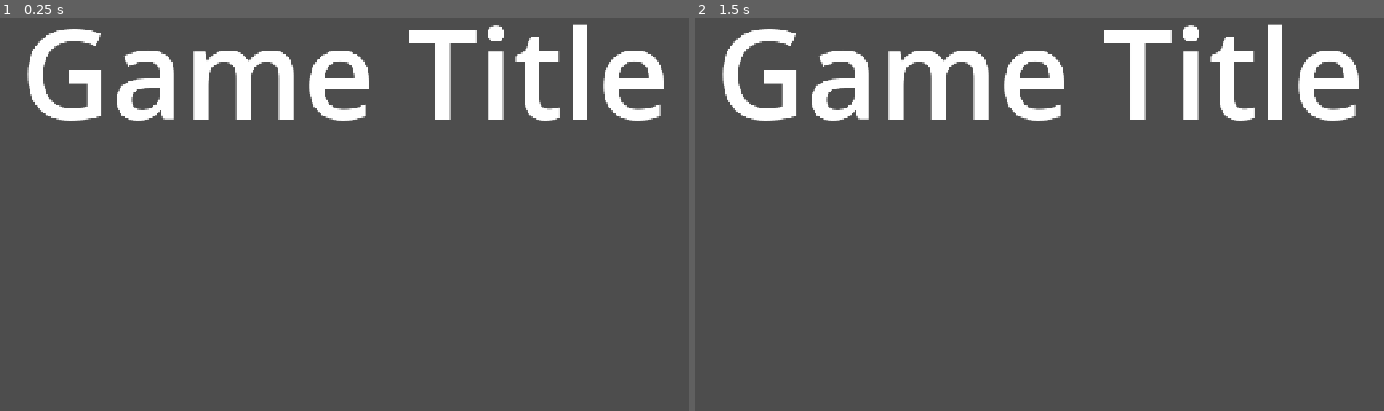
Above: before the commit, frames 1-2 (left to right).
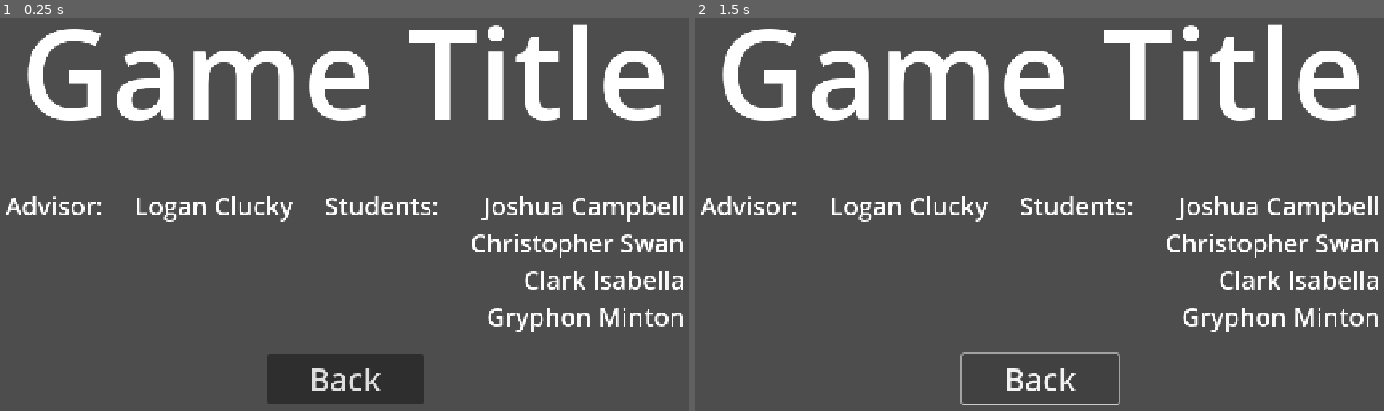
Above: after the commit, the same moments.

Repository: clay-computer-science/2025-game
Game: Godot game, scene res://scenes/main_menu/main_menu.tscn
Same seed, same stepped clock (60 frames per second), same inputs: the game is played once before the commit and once after it. Before the commit the project has no main scene; this scene is started directly in both runs.
Inputs (mouse positions are in pixels of both pictures, inside the frame that each line leads up to):
- Up to frame 1 (0.25 s): no input
- Up to frame 2 (1.5 s): click (1039, 379) at 0.5 s, where only the run after the commit has a clickable "Back"

The runs differ from the first frame. In frame 1, 5.9% of the frame differs, in the area x 0-100%, y 45-99%; in frame 2, 3.5%.

Commit message:
main menu work in progress 3-20-26

Diff:
--- a/card-game/project.godot
+++ b/card-game/project.godot
@@ -15,6 +15,7 @@
 [application]
 
 config/name="Card Game"
+run/main_scene="uid://che65y2k6fh8a"
 config/features=PackedStringArray("4.4", "GL Compatibility")
 config/icon="res://icon.svg"
 
--- a/card-game/scenes/main_menu/main_menu.tscn
+++ b/card-game/scenes/main_menu/main_menu.tscn
@@ -48,3 +48,56 @@
 [node name="CreditsMenu" type="VBoxContainer" parent="CenterContainer"]
 layout_mode = 2
 theme_override_constants/separation = 16
+
+[node name="BoxContainer" type="BoxContainer" parent="CenterContainer/CreditsMenu"]
+layout_direction = 2
+layout_mode = 2
+theme_override_constants/separation = 50
+
+[node name="Label" type="Label" parent="CenterContainer/CreditsMenu/BoxContainer"]
+custom_minimum_size = Vector2(120, 0)
+layout_mode = 2
+theme_override_font_sizes/font_size = 40
+text = "Advisor:
+
+
+"
+
+[node name="Label2" type="Label" parent="CenterContainer/CreditsMenu/BoxContainer"]
+custom_minimum_size = Vector2(120, 0)
+layout_mode = 2
+theme_override_font_sizes/font_size = 40
+text = "Logan Clucky
+
+
+"
+horizontal_alignment = 2
+
+[node name="Label3" type="Label" parent="CenterContainer/CreditsMenu/BoxContainer"]
+custom_minimum_size = Vector2(120, 0)
+layout_mode = 2
+theme_override_font_sizes/font_size = 40
+text = "Students:
+
+
+"
+
+[node name="Label4" type="Label" parent="CenterContainer/CreditsMenu/BoxContainer"]
+custom_minimum_size = Vector2(120, 0)
+layout_mode = 2
+theme_override_font_sizes/font_size = 40
+text = "Joshua Campbell
+Christopher Swan
+Clark Isabella
+Gryphon Minton"
+horizontal_alignment = 2
+
+[node name="Labels" type="BoxContainer" parent="CenterContainer/CreditsMenu"]
+layout_mode = 2
+
+[node name="play" type="Button" parent="CenterContainer/CreditsMenu"]
+custom_minimum_size = Vector2(250, 0)
+layout_mode = 2
+size_flags_horizontal = 4
+theme_override_font_sizes/font_size = 50
+text = "Back"
